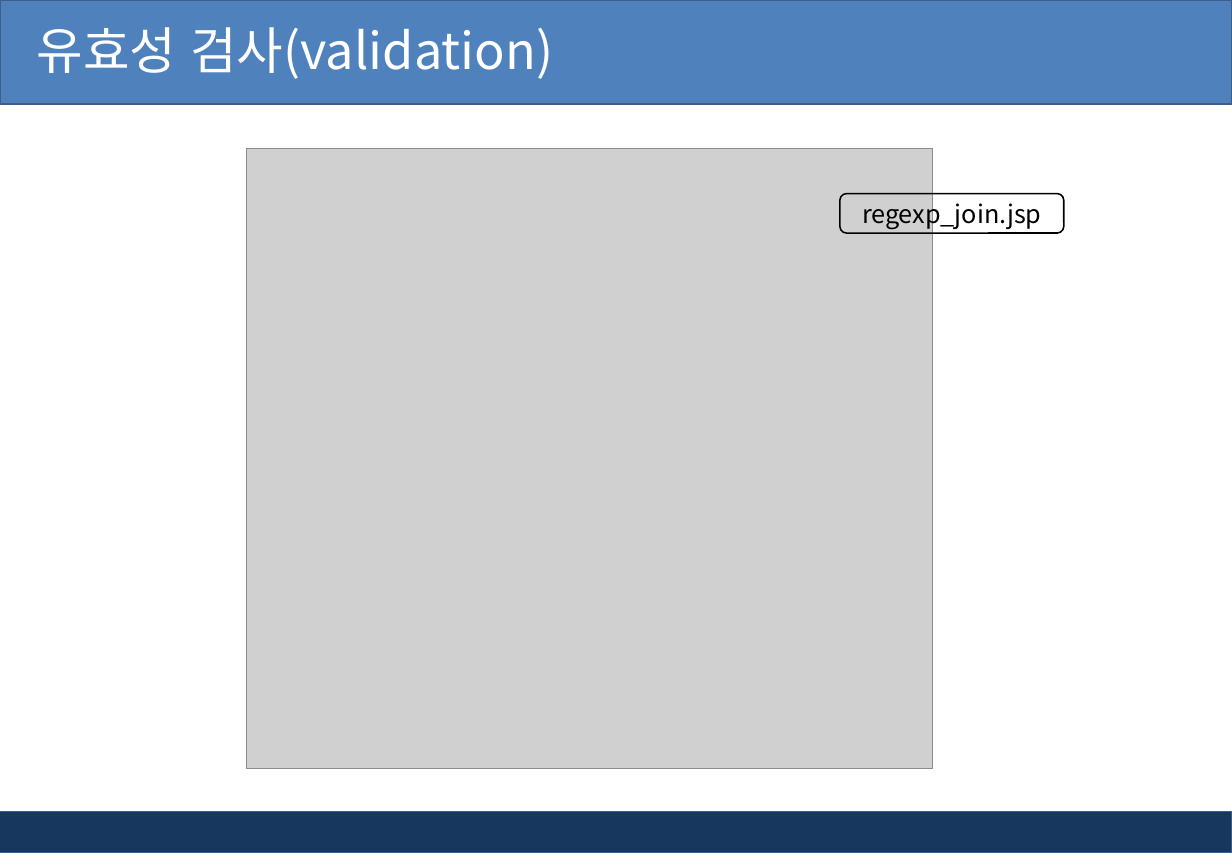
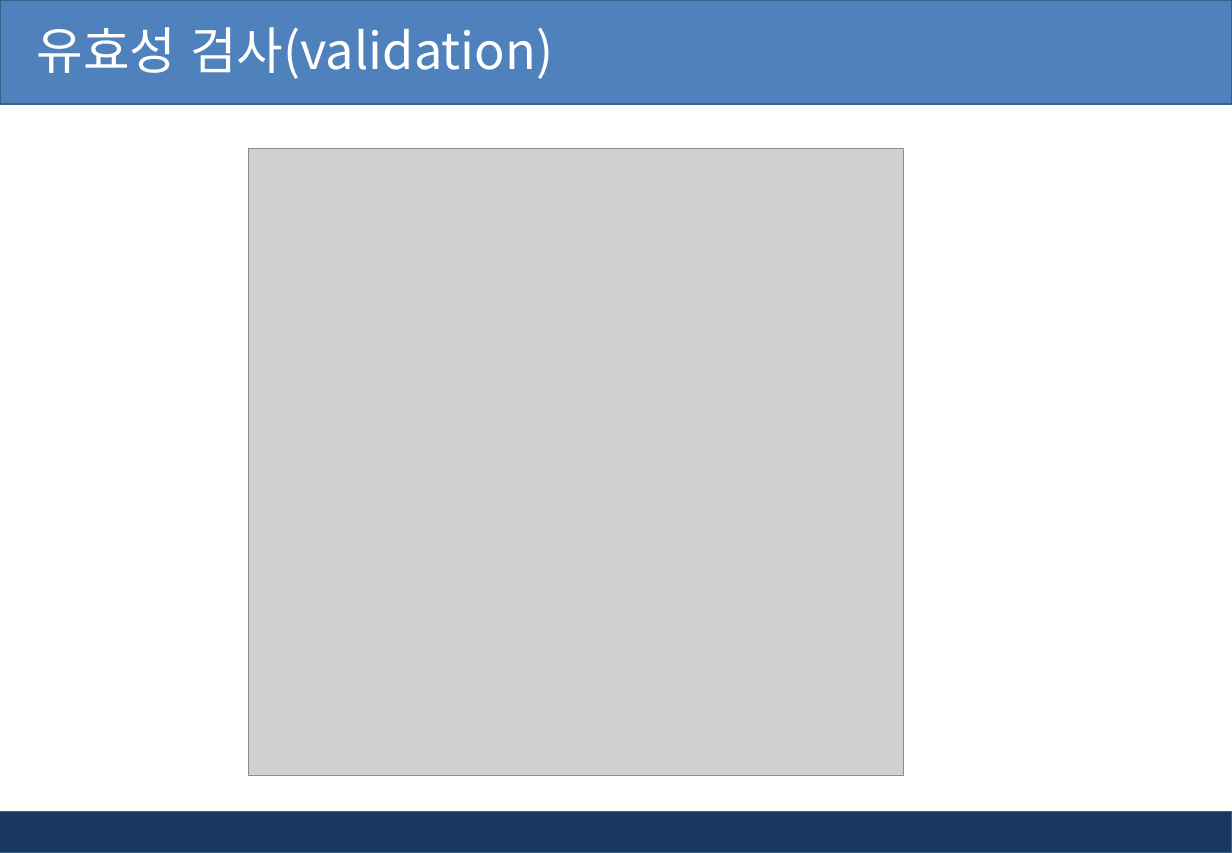
Before and after one commit to pshho/ngreen_project, a slide deck: slide 37 of jspWorks/자료/jsp_ppt/6장. jsp 유효성검사와 정규표현식.pptx. Drawn at 1232x853 pixels with LibreOffice and Linux fonts; fonts in the diff are those of the drawing; grey boxes stand for pictures; background and template pictures are left out. Boxes give left, top, right and bottom in pixels: in the first picture for what was removed or moved away, otherwise in the second. Text is boxed around its words. In the diff, an @@ line names an element or a change of style, - is before the commit and + after.

```diff
--- a/jspWorks/자료/jsp_ppt/6장. jsp 유효성검사와 정규표현식.pptx
+++ b/jspWorks/자료/jsp_ppt/6장. jsp 유효성검사와 정규표현식.pptx
@@ picture: place and size @@
-picture at (247,149,933,769)
+picture at (249,149,904,776)
@@ rounded rectangle removed at (841,193,1065,233) @@
-regexp_join.jsp
```
Also in this commit, not shown: 7 other slides changed, 39 other files.
